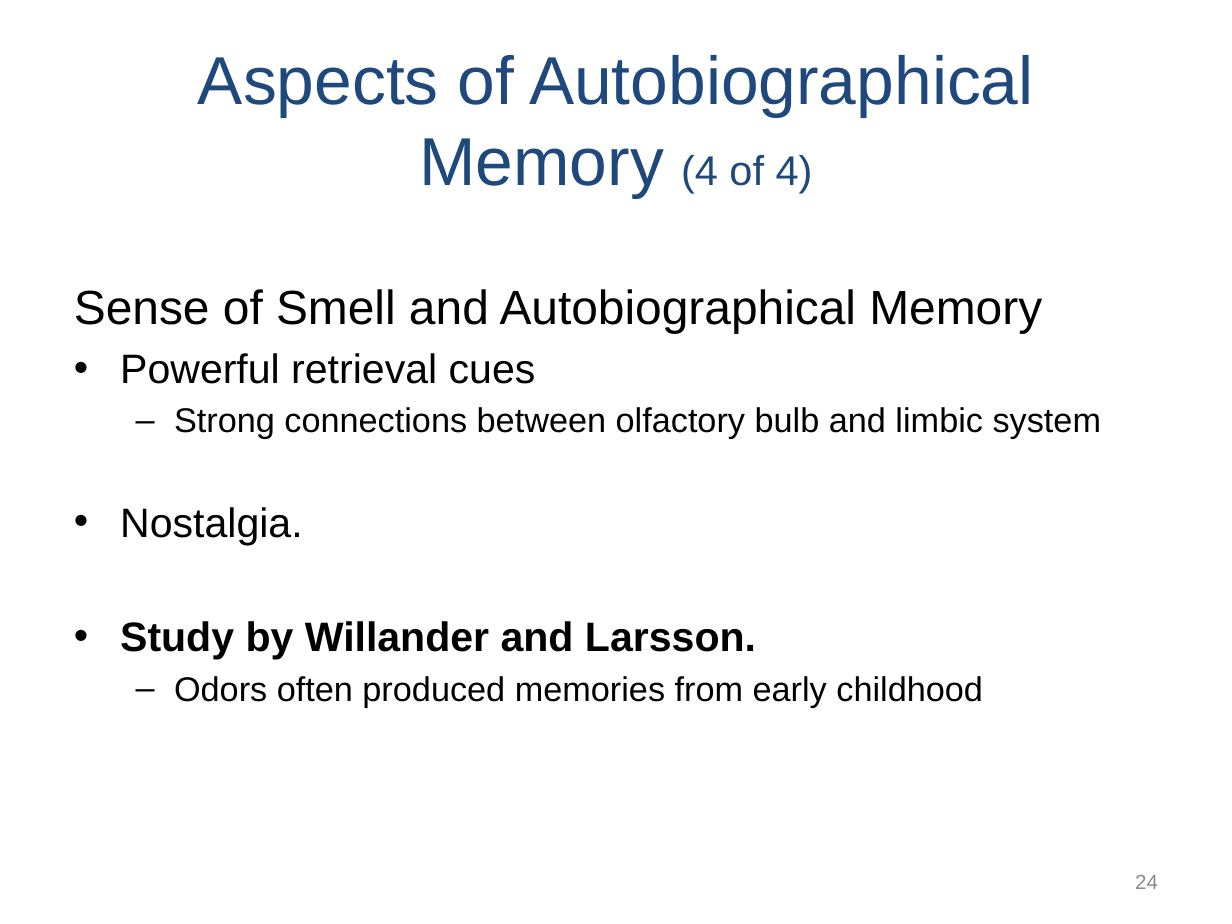
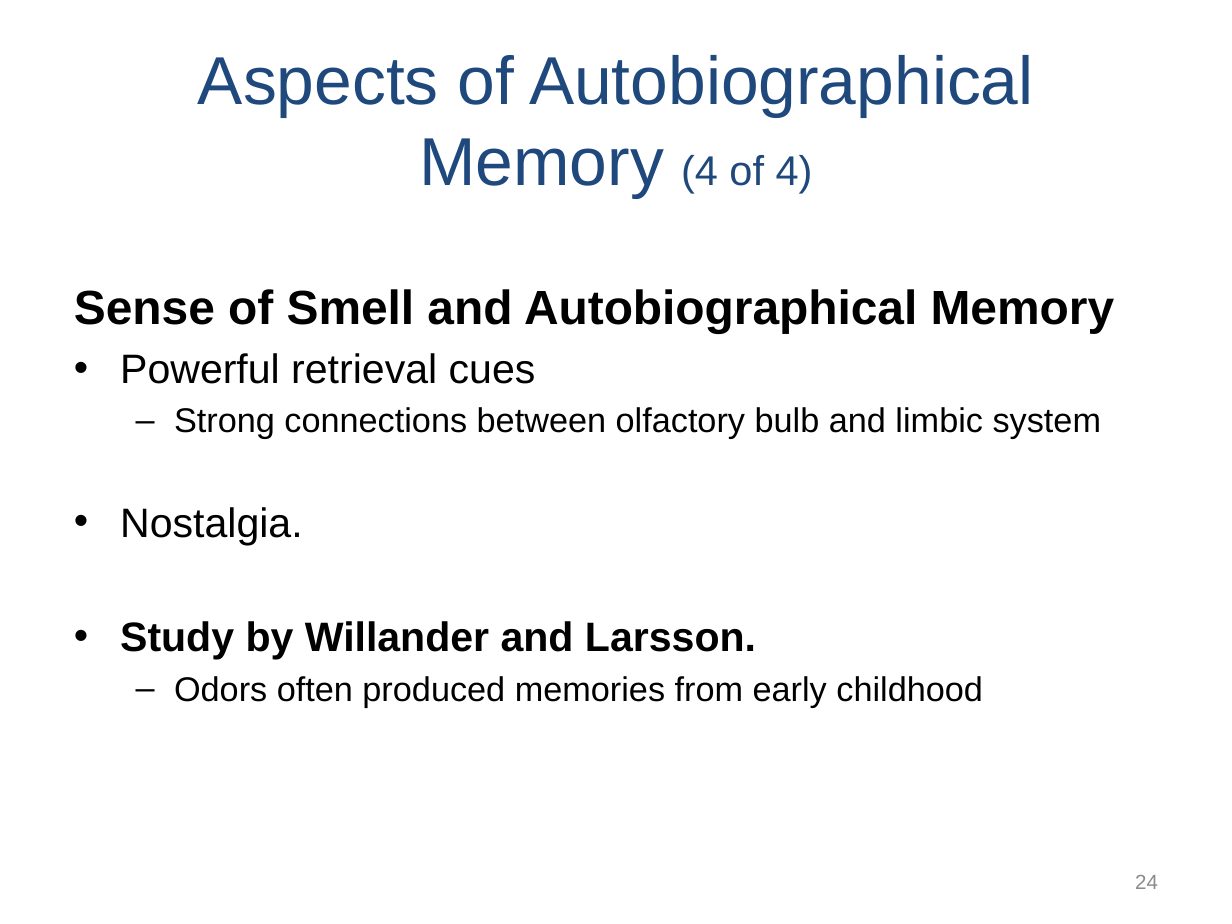
Before and after one commit to npm27/Teaching-Materials, a slide deck: slide 24 of Memory/Slides/Chapter 6.PPTX. Drawn at 1232x924 pixels with LibreOffice and Linux fonts; fonts in the diff are those of the drawing. Boxes give left, top, right and bottom in pixels: in the first picture for what was removed or moved away, otherwise in the second. Text is boxed around its words. In the diff, an @@ line names an element or a change of style, - is before the commit and + after.

```diff
--- a/Memory/Slides/Chapter 6.PPTX
+++ b/Memory/Slides/Chapter 6.PPTX
@@ text at (74, 289, 1115, 333): bold on in "Sense of Smell and Autobiographical Memory" @@
```
Also in this commit, not shown: 16 other files.
